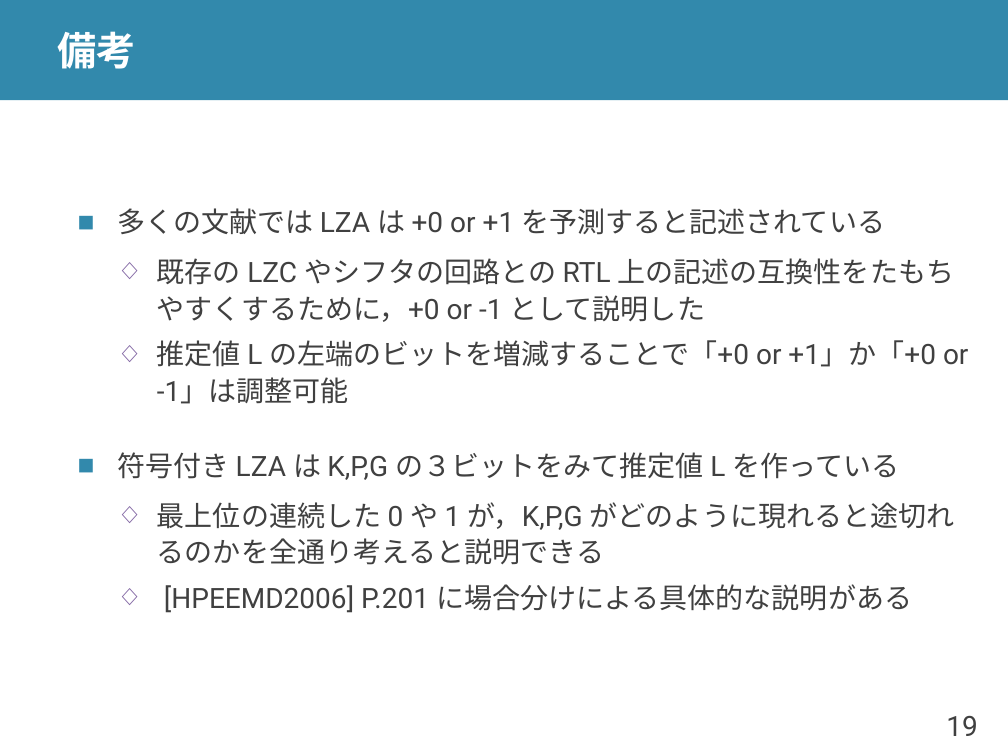
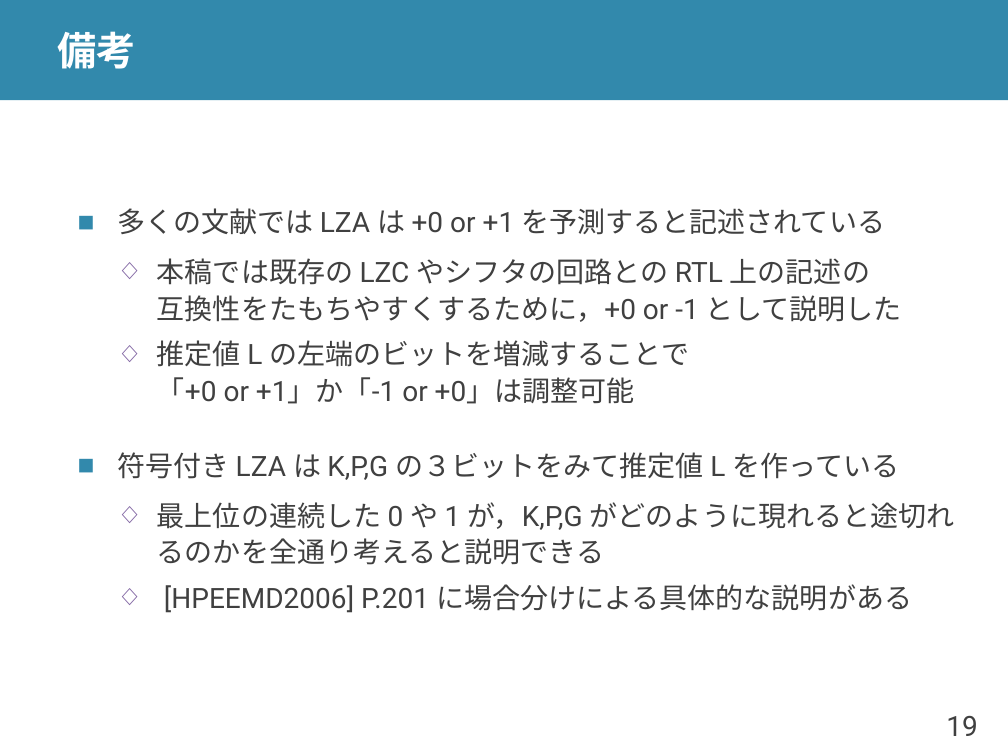
Before and after one commit to shioyadan/advanced-computer-organization, a slide deck: slide 19 of aco-shioya-appendix-fpu.pptx. Drawn at 1008x756 pixels with LibreOffice and Linux fonts; fonts in the diff are those of the drawing. Boxes give left, top, right and bottom in pixels: in the first picture for what was removed or moved away, otherwise in the second. Text is boxed around its words. In the diff, an @@ line names an element or a change of style, - is before the commit and + after.

```diff
--- a/aco-shioya-appendix-fpu.pptx
+++ b/aco-shioya-appendix-fpu.pptx
@@ text at [157, 258, 901, 404]: text changed @@
-  ◇ 既存の LZC やシフタの回路との RTL 上の記述の互換性をたもちやすくするために，+0 or -1 として説明した
-  ◇ 推定値 L の左端のビットを増減することで「+0 or +1」か「+0 or -1」は調整可能
+  ◇ 本稿では既存の LZC やシフタの回路との RTL 上の記述の
+    互換性をたもちやすくするために，+0 or -1 として説明した
+  ◇ 推定値 L の左端のビットを増減することで
+    「+0 or +1」か「-1 or +0」は調整可能
```
Also in this commit, not shown: 10 other slides changed.
